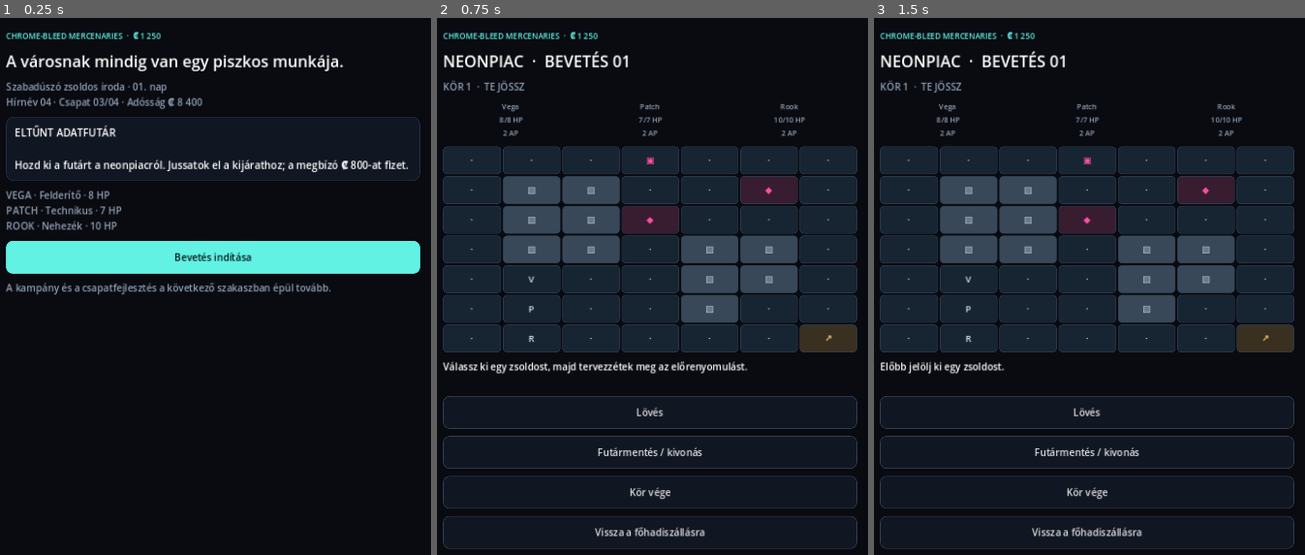
Above: before the commit, frames 1-3 (left to right).
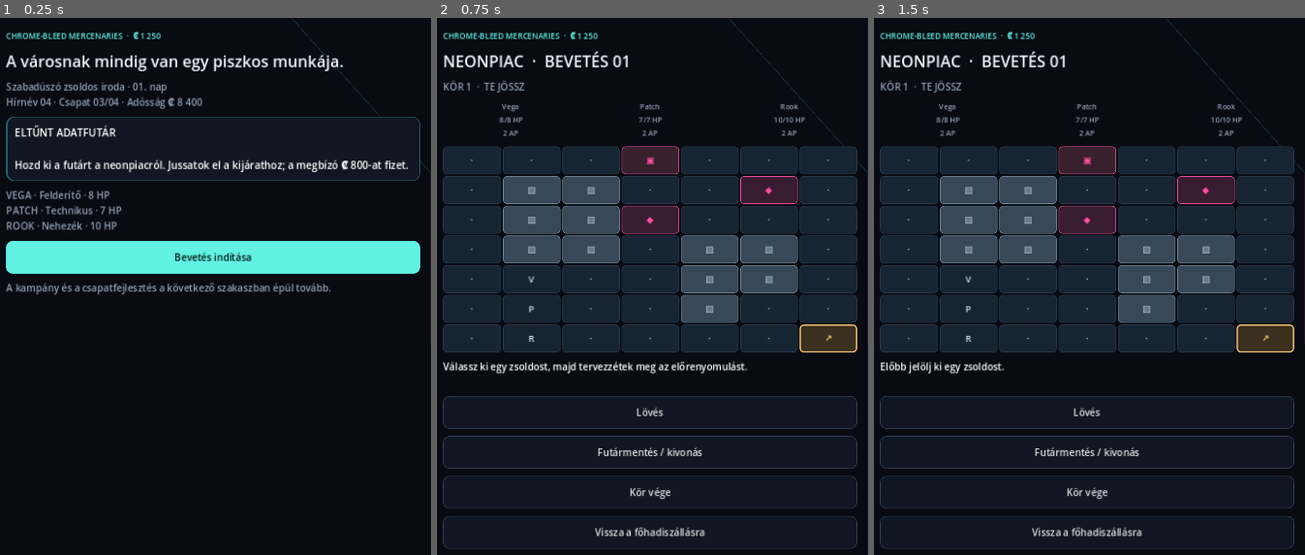
Above: after the commit, the same moments.

Repository: dehornedunikorn/Chrome-Bleed_Mercenaries
Game: Godot game, scene res://scenes/main.tscn
Two runs of this game, one before a commit and one after it. Both use one fixed random seed, a clock stepped at 60 frames per second and the inputs below.
Inputs:
- Up to frame 1 (0.25 s): no input
- Up to frame 2 (0.75 s): click "Bevetés indítása" at 0.5 s
- Up to frame 3 (1.5 s): click "·" at 1.25 s

The runs differ from the first frame. In frame 1, 0.2% of the frame differs, in the area x 1-100%, y 0-31%; in frame 2, 1.6%, in the area x 15-100%, y 0-63%; in frame 3, 1.6%.

Commit message:
Polish tactical UI with cyberpunk visual accents

Diff:
--- a/game/scripts/main.gd
+++ b/game/scripts/main.gd
@@ -6,6 +6,7 @@
 const PINK := Color("ff4fa3")
 const AMBER := Color("ffca72")
 const MUTED := Color("91a0b3")
+const BACKGROUND := Color("080b12")
 const WALL_CELLS := [8, 9, 15, 16, 22, 23, 25, 26, 32, 33, 39]
 
 var mission = MissionStateScript.new()
@@ -16,6 +17,22 @@
 
 func _ready() -> void:
 	_show_hq()
+
+
+func _draw() -> void:
+	draw_rect(Rect2(Vector2.ZERO, size), BACKGROUND)
+	var grid_color := Color(0.19, 0.85, 0.82, 0.045)
+	for x in range(24, int(size.x), 48):
+		draw_line(Vector2(x, 0), Vector2(x, size.y), grid_color, 1.0)
+	for y in range(16, int(size.y), 48):
+		draw_line(Vector2(0, y), Vector2(size.x, y), grid_color, 1.0)
+	draw_line(Vector2(size.x * 0.68, 0), Vector2(size.x, size.y * 0.2), Color(0.38, 0.95, 0.88, 0.12), 2.0)
+	draw_line(Vector2(size.x, size.y * 0.2), Vector2(size.x, size.y * 0.42), Color(1.0, 0.31, 0.64, 0.1), 2.0)
+
+
+func _notification(what: int) -> void:
+	if what == NOTIFICATION_RESIZED:
+		queue_redraw()
 
 
 func _new_page(title: String, subtitle: String) -> void:
@@ -49,6 +66,7 @@
 	heading.text = title
 	heading.autowrap_mode = TextServer.AUTOWRAP_WORD_SMART
 	heading.add_theme_font_size_override("font_size", 26)
+	heading.add_theme_color_override("font_color", Color("eef7ff"))
 	page.add_child(heading)
 
 	var intro := Label.new()
@@ -125,8 +143,9 @@
 func _panel_style() -> StyleBoxFlat:
 	var style := StyleBoxFlat.new()
 	style.bg_color = PANEL_COLOR
-	style.border_color = Color("263244")
+	style.border_color = Color("28616a")
 	style.set_border_width_all(1)
+	style.border_width_left = 3
 	style.set_corner_radius_all(12)
 	style.content_margin_left = 14
 	style.content_margin_right = 14
@@ -225,16 +244,26 @@
 func _tile_style(cell: int) -> StyleBoxFlat:
 	var style := StyleBoxFlat.new()
 	style.bg_color = Color("172432")
+	style.border_color = Color("2c3d50")
 	if cell in WALL_CELLS:
 		style.bg_color = Color("384858")
+		style.border_color = Color("728a9c")
 	elif mission.unit_at(cell) == mission.selected_unit and mission.selected_unit >= 0:
 		style.bg_color = Color("123536")
+		style.border_color = CYAN
+		style.set_border_width_all(2)
 	elif mission.enemy_at(cell) >= 0:
 		style.bg_color = Color("381c30")
+		style.border_color = PINK
 	elif cell == MissionStateScript.EXTRACTION_CELL:
 		style.bg_color = Color("3a3020")
-	style.border_color = Color("2c3d50")
+		style.border_color = AMBER
+	elif (not mission.courier_rescued and cell == mission.courier_cell) or (mission.courier_rescued and cell == mission.active_courier_cell()):
+		style.bg_color = Color("38212d")
+		style.border_color = PINK
 	style.set_border_width_all(1)
+	if cell == MissionStateScript.EXTRACTION_CELL or (mission.unit_at(cell) == mission.selected_unit and mission.selected_unit >= 0):
+		style.set_border_width_all(2)
 	style.set_corner_radius_all(6)
 	return style
 
